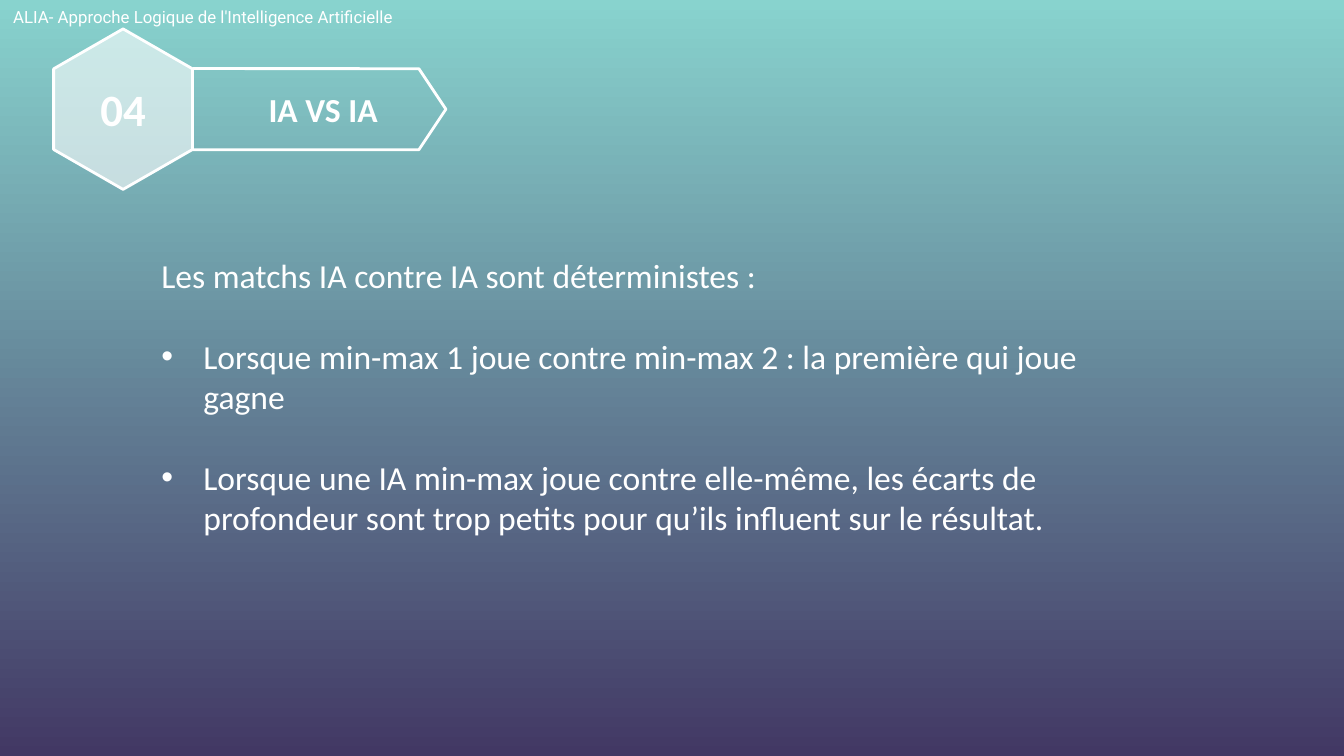
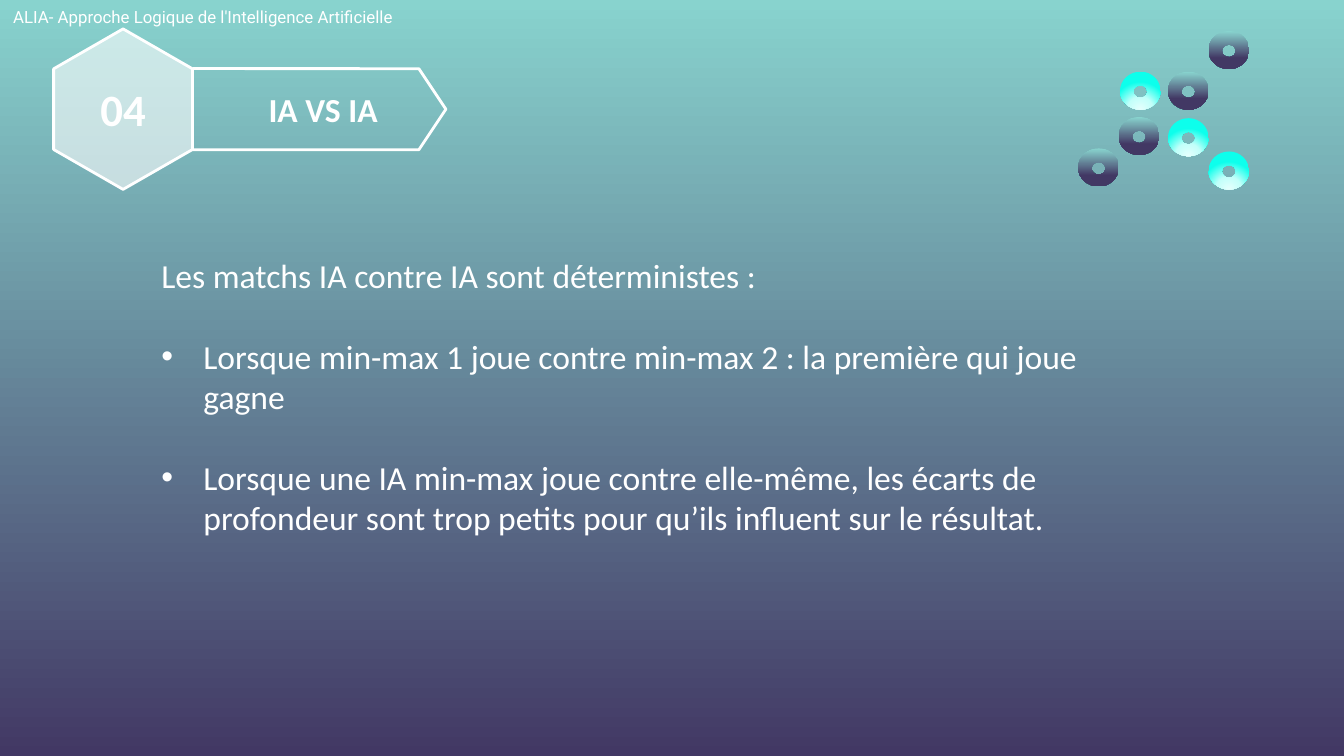
Before and after one commit to mguillevic/Othello, a slide deck: slide 17 of ALIA_Othello FINAL.pptx. Drawn at 1344x756 pixels with LibreOffice and Linux fonts; fonts in the diff are those of the drawing; background and template pictures are left out. Boxes give left, top, right and bottom in pixels: in the first picture for what was removed or moved away, otherwise in the second. Text is boxed around its words. In the diff, an @@ line names an element or a change of style, - is before the commit and + after.

```diff
--- a/ALIA_Othello FINAL.pptx
+++ b/ALIA_Othello FINAL.pptx
@@ group added at bbox=[1078, 31, 1249, 190]: 7 freeform shapes @@
```
Also in this commit, not shown: 4 other slides changed.
